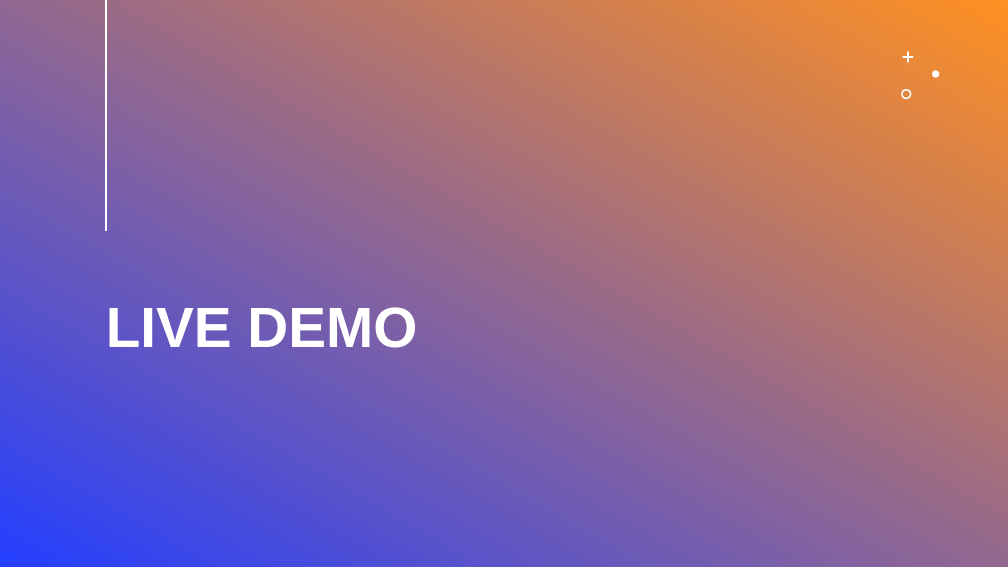
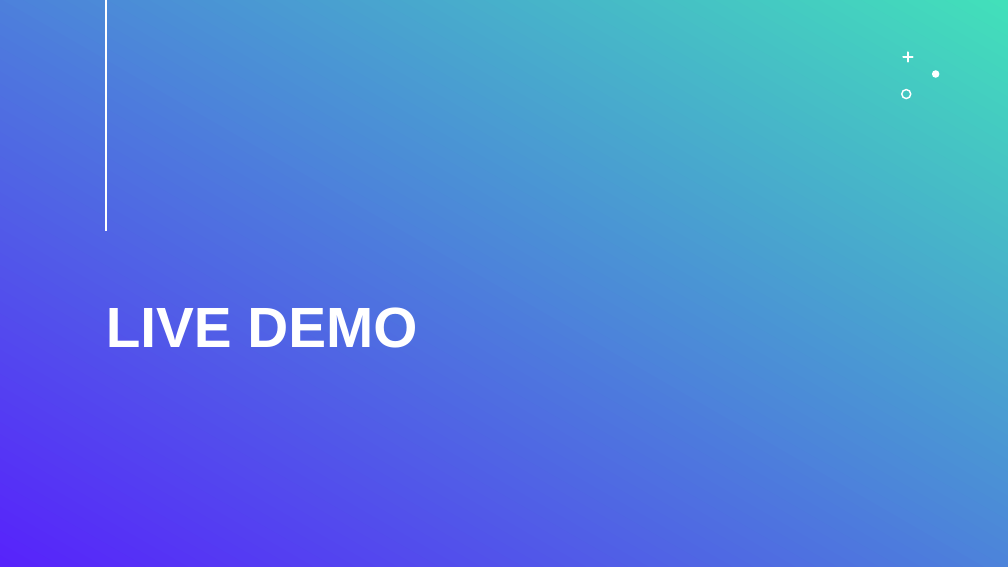
Before and after one commit to Sodentix/Melodia, a slide deck: slide 13 of Projektunterlagen/999_Zwischenpräsentationen/999_Zwischenpräsentation/999_Zwischenpräsentation/1. Zwischenpräsentation/Zwischenpräsentation Melodia am 12.11.2025.pptx (slide 14 before the commit). Drawn at 1008x567 pixels with LibreOffice and Linux fonts; fonts in the diff are those of the drawing. Boxes give left, top, right and bottom in pixels: in the first picture for what was removed or moved away, otherwise in the second. Text is boxed around its words. In the diff, an @@ line names an element or a change of style, - is before the commit and + after.

```diff
--- a/Projektunterlagen/999_Zwischenpräsentationen/999_Zwischenpräsentation/999_Zwischenpräsentation/1. Zwischenpräsentation/Zwischenpräsentation Melodia am 12.11.2025.pptx
+++ b/Projektunterlagen/999_Zwischenpräsentationen/999_Zwischenpräsentation/999_Zwischenpräsentation/1. Zwischenpräsentation/Zwischenpräsentation Melodia am 12.11.2025.pptx
@@ background gradient #243FFF to #FF9022 to gradient #5723FB to #42E0BA @@
```
Also in this commit, not shown: 13 other slides changed, 1 slide removed.
